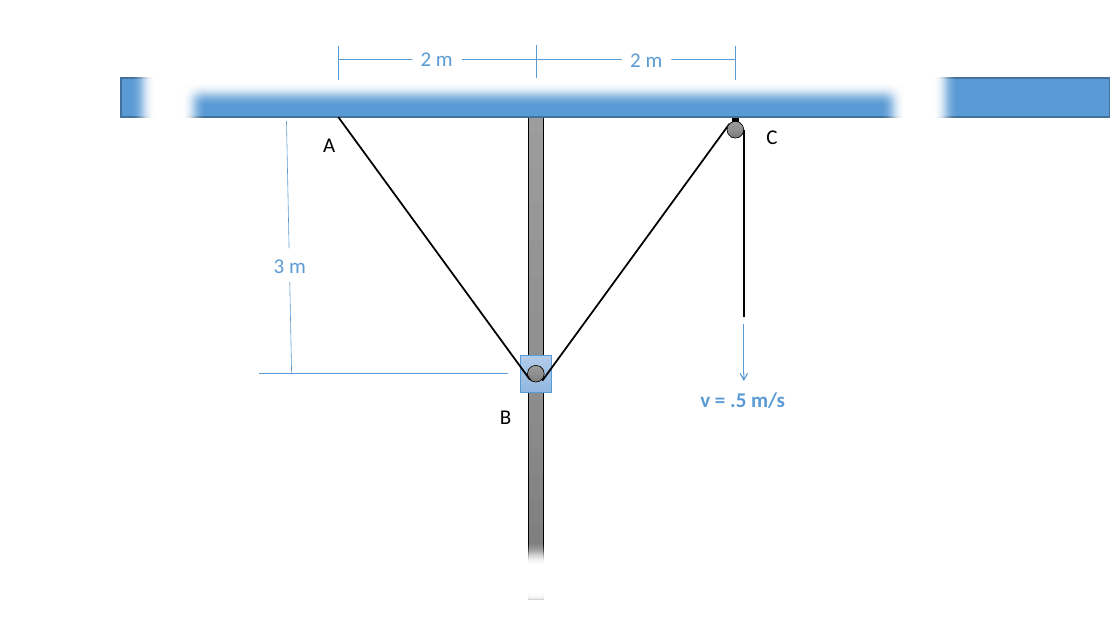
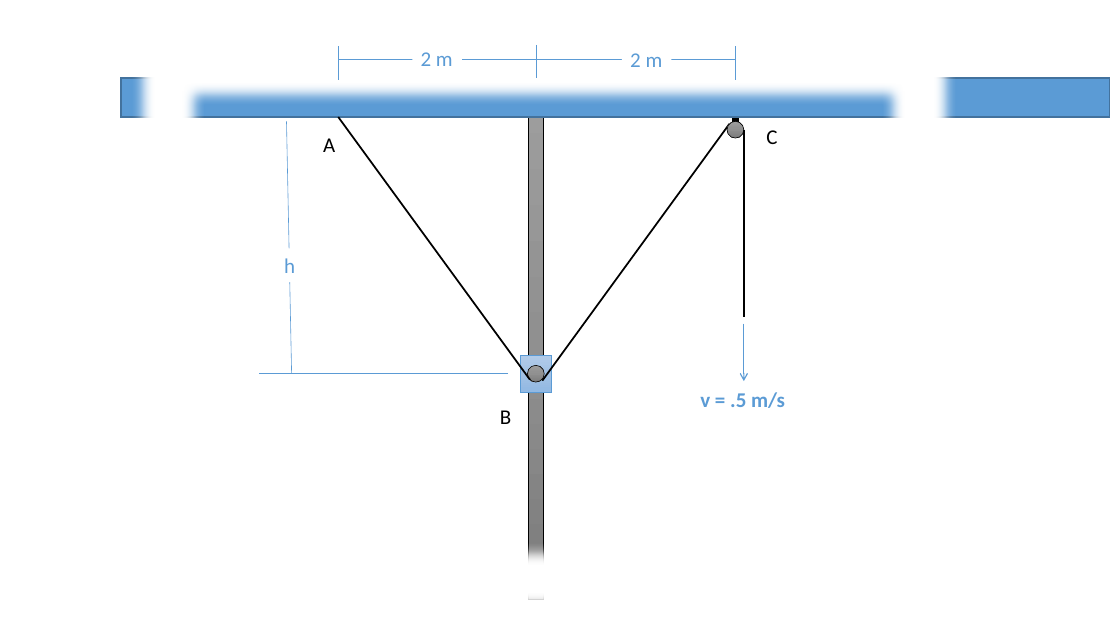
Before and after one commit to JacobMoore/mechanics_textbook, a slide deck: slide 73 of Homework Problems/Homework_Diagrams.pptx. Drawn at 1120x630 pixels with LibreOffice and Linux fonts; fonts in the diff are those of the drawing. Boxes give left, top, right and bottom in pixels: in the first picture for what was removed or moved away, otherwise in the second. Text is boxed around its words. In the diff, an @@ line names an element or a change of style, - is before the commit and + after.

```diff
--- a/Homework Problems/Homework_Diagrams.pptx
+++ b/Homework Problems/Homework_Diagrams.pptx
@@ text at <box>284,258,295,273</box>: text changed @@
-3 m
+h
```
Also in this commit, not shown: 2 slides added, 2 slides removed, 21 other files.
